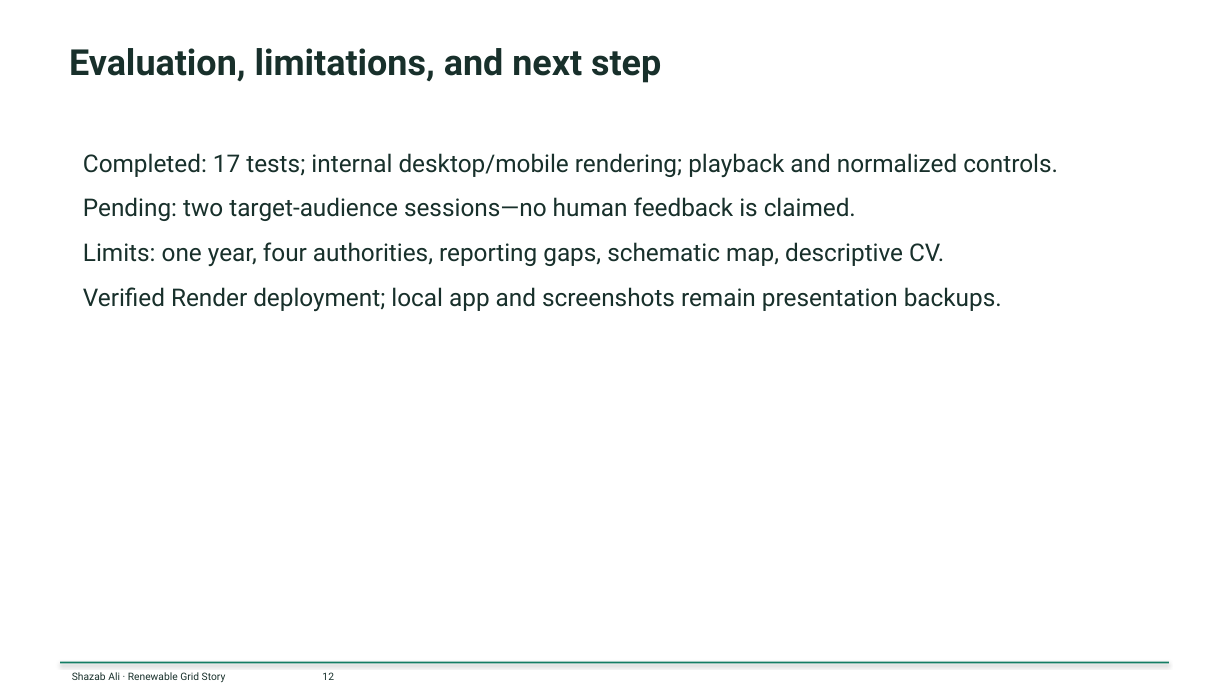
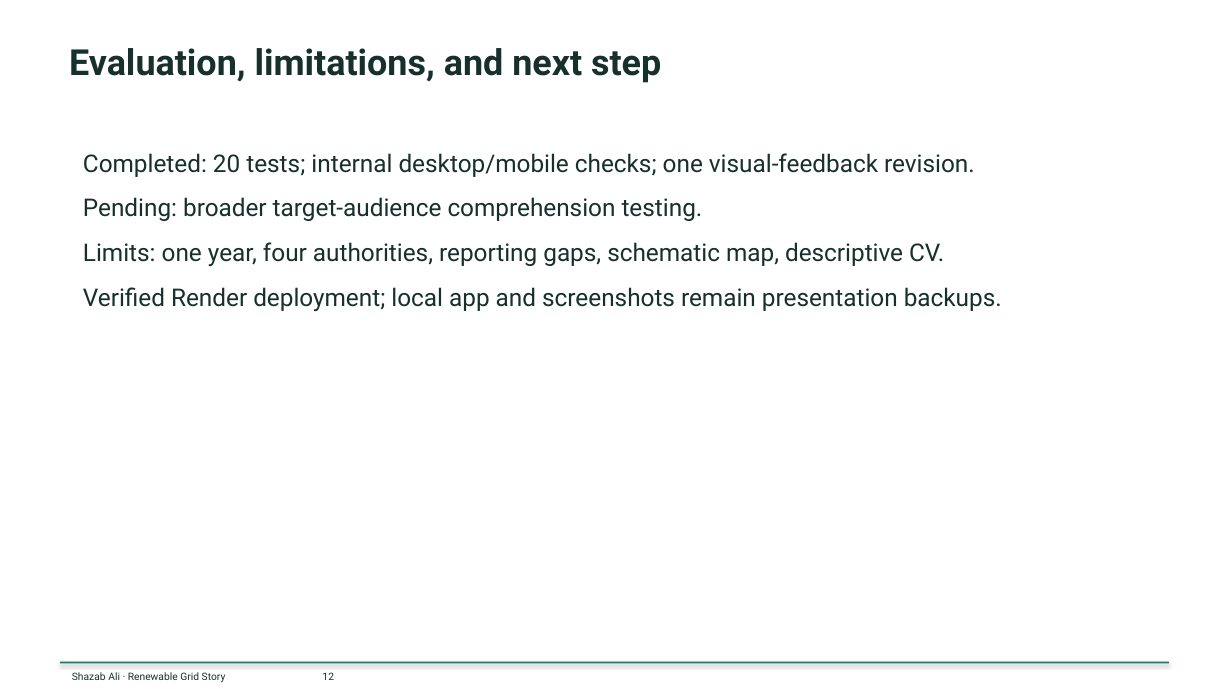
Before and after one commit to shaz1234567/renewable-grid-story, a slide deck: slide 12 of presentation/slides.pptx. Drawn at 1232x693 pixels with LibreOffice and Linux fonts; fonts in the diff are those of the drawing. Boxes give left, top, right and bottom in pixels: in the first picture for what was removed or moved away, otherwise in the second. Text is boxed around its words. In the diff, an @@ line names an element or a change of style, - is before the commit and + after.

```diff
--- a/presentation/slides.pptx
+++ b/presentation/slides.pptx
@@ text at (83,153,975,221): text changed @@
-Completed: 17 tests; internal desktop/mobile rendering; playback and normalized controls.
-Pending: two target-audience sessions—no human feedback is claimed.
+Completed: 20 tests; internal desktop/mobile checks; one visual-feedback revision.
+Pending: broader target-audience comprehension testing.
```
Also in this commit, not shown: 1 other slide changed, 25 other files.
